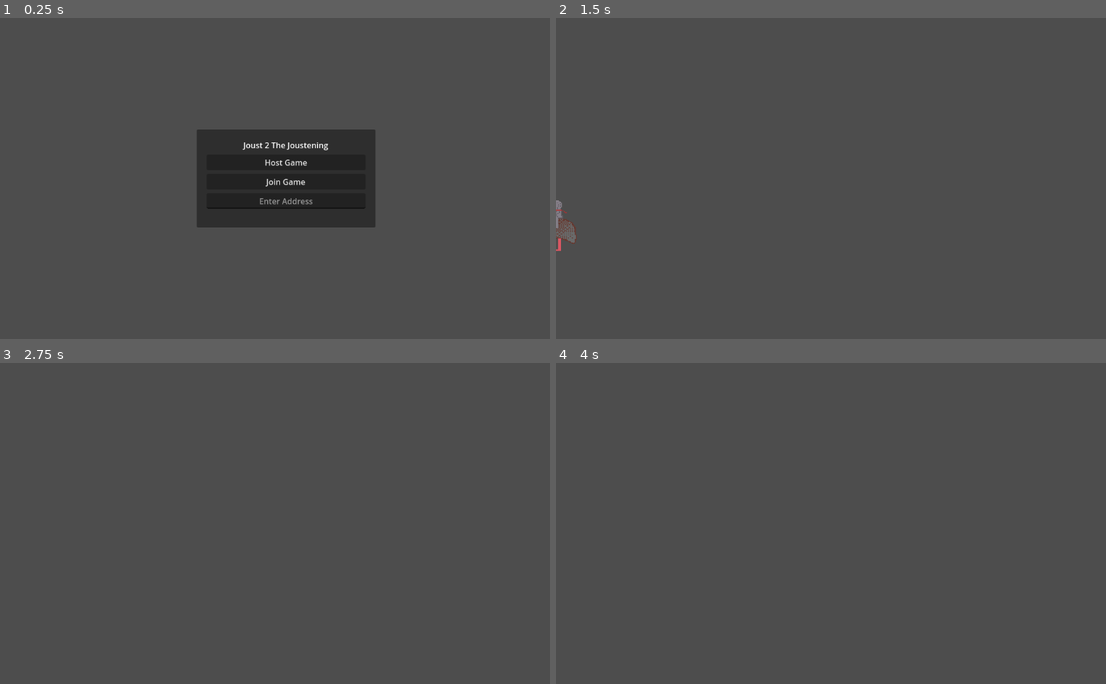
Above: before the commit, frames 1-4 (two rows, left to right).
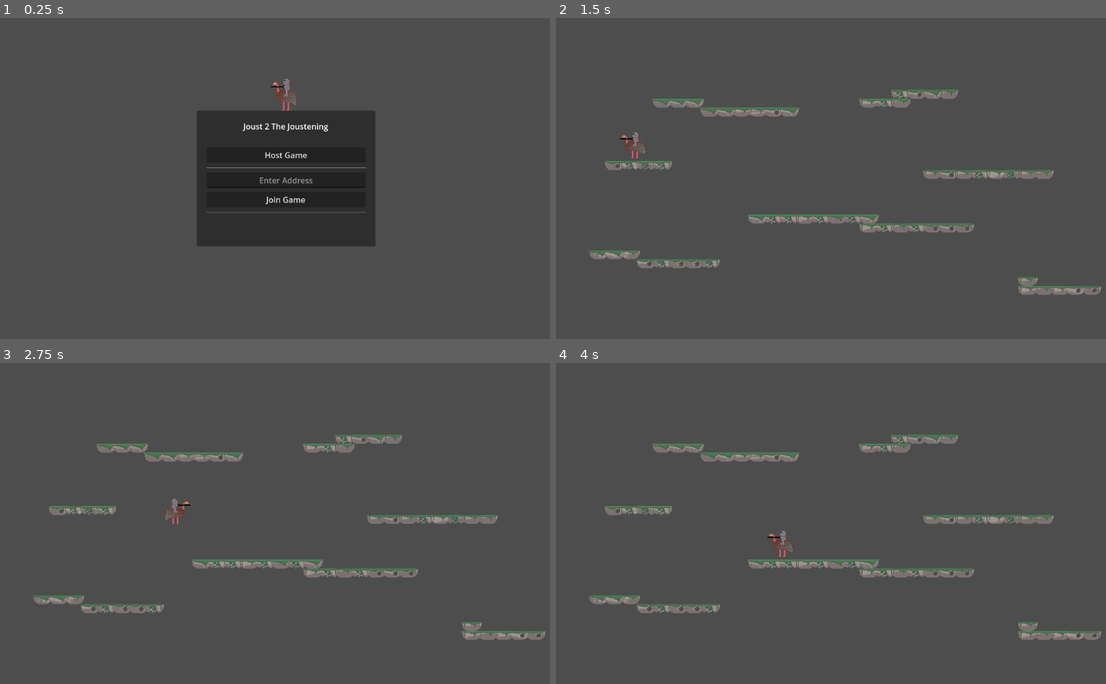
Above: after the commit, the same moments.

Repository: MisuseofMana/joust2-the-joustening
Game: Godot game, scene res://world.tscn
The game is run twice, just before and just after one commit, with the same random seed, the same clock (stepped at 60 frames per second) and the same inputs.
Inputs (mouse positions are in pixels of both pictures, inside the frame that each line leads up to):
- Up to frame 1 (0.25 s): no input
- Up to frame 2 (1.5 s): click "Host Game" at 0.5 s; click (842, 162) at 1.25 s, where only the run after the commit has a clickable "Start Game"
- Up to frame 3 (2.75 s): tap Enter (ui_accept) at 2, 2.27 s; move the mouse to (412, 507) at 2.02 s; hold Right (ui_right) from 2.03 s (still down); click (412, 507) at 2.17 s
- Up to frame 4 (4 s): move the mouse to (726, 539) at 2.77 s; tap Enter (ui_accept) at 3.02 s; move the mouse to (897, 452) at 3.52 s; release Right (ui_right) at 3.53 s; hold Left (ui_left) from 3.53 s (still down)

The runs differ from the first frame. In frame 1, 4.7% of the frame differs, in the area x 35-69%, y 18-72%; in frame 2, 4.5%; in frame 3, 4.2%; in frame 4, 4.2%.
Error before the commit: Assertion failed: UPNP Discover Failed! Error 24 (res://world.gd:43)

Commit message:
multiplayer is working locally

Diff:
--- a/Scene/main_menu.gd
+++ /dev/null
@@ -1,16 +0,0 @@
-extends CanvasLayer
-class_name MainMenu
-
-@onready var host_button = $MainMenu/MarginContainer/VBoxContainer/HostButton
-@onready var join_button = $MainMenu/MarginContainer/VBoxContainer/JoinButton
-@onready var address_entry = $MainMenu/MarginContainer/VBoxContainer/AddressEntry
-@onready var main_menu = $MainMenu
-
-@export var world_node : World = null
-
-func _ready():
-	host_button.pressed.connect(world_node.hostButtonPressed)
-	join_button.pressed.connect(world_node.joinButtonPressed)
-
-func _process(delta):
-	pass
--- a/Scene/main_menu.tscn
+++ /dev/null
@@ -1,46 +0,0 @@
-[gd_scene load_steps=2 format=3 uid="uid://ckptvfg4yqe2m"]
-
-[ext_resource type="Script" path="res://Scene/main_menu.gd" id="1_ah34s"]
-
-[node name="Canvas" type="CanvasLayer"]
-script = ExtResource("1_ah34s")
-
-[node name="MainMenu" type="PanelContainer" parent="."]
-anchors_preset = 15
-anchor_right = 1.0
-anchor_bottom = 1.0
-offset_left = 396.0
-offset_top = 225.0
-offset_right = -396.0
-offset_bottom = -225.0
-grow_horizontal = 2
-grow_vertical = 2
-
-[node name="MarginContainer" type="MarginContainer" parent="MainMenu"]
-layout_mode = 2
-theme_override_constants/margin_left = 20
-theme_override_constants/margin_top = 20
-theme_override_constants/margin_right = 20
-theme_override_constants/margin_bottom = 20
-
-[node name="VBoxContainer" type="VBoxContainer" parent="MainMenu/MarginContainer"]
-layout_mode = 2
-theme_override_constants/separation = 8
-
-[node name="GameTitle" type="Label" parent="MainMenu/MarginContainer/VBoxContainer"]
-layout_mode = 2
-text = "Joust 2 The Joustening"
-horizontal_alignment = 1
-
-[node name="HostButton" type="Button" parent="MainMenu/MarginContainer/VBoxContainer"]
-layout_mode = 2
-text = "Host Game"
-
-[node name="JoinButton" type="Button" parent="MainMenu/MarginContainer/VBoxContainer"]
-layout_mode = 2
-text = "Join Game"
-
-[node name="AddressEntry" type="LineEdit" parent="MainMenu/MarginContainer/VBoxContainer"]
-layout_mode = 2
-placeholder_text = "Enter Address"
-alignment = 1
--- a/actors/lil_guy.tscn
+++ b/actors/lil_guy.tscn
@@ -1,6 +1,6 @@
 [gd_scene load_steps=6 format=3 uid="uid://bqhhtw7cv5r4d"]
 
-[ext_resource type="Texture2D" uid="uid://cxow0gcsidh1r" path="res://Asset/keag.png" id="1_p17gt"]
+[ext_resource type="Texture2D" uid="uid://cxow0gcsidh1r" path="res://assets/keag.png" id="1_p17gt"]
 
 [sub_resource type="AtlasTexture" id="AtlasTexture_jkmet"]
 atlas = ExtResource("1_p17gt")
--- a/actors/player.gd
+++ b/actors/player.gd
@@ -1,19 +1,34 @@
 extends CharacterBody2D
 class_name Player
 @onready var sprite_2d: Sprite2D = $Sprite2D
-var left =  preload("res://Asset/Lance1.png")
-var right = preload("res://Asset/Lance2.png")
+var left =  preload("res://assets/Lance1.png")
+var right = preload("res://assets/Lance2.png")
 const SPEED = 300.0
 const JUMP_VELOCITY = -400.0
 
-func _enter_tree():
-	set_multiplayer_authority(str(name).to_int())
+var owner_id = 1
 
 func _ready() -> void:
-	if not is_multiplayer_authority(): return
+	owner_id = name.to_int()
+	set_multiplayer_authority(owner_id)
+
+#	this will eventually move the camera to the players location when brought into multiplayer
+	#if owner_id == multiplayer.get_unique_id():
+		#setup_camera()
+
+func _process(delta):
+	# squash error on client close
+	if multiplayer.multiplayer_peer == null:
+		return
+	# prevent controlling of a player that isn't your own
+	if owner_id != multiplayer.get_unique_id():
+		return
+
+#	update_camera_position()
 
 func _physics_process(delta: float) -> void:
-	if not is_multiplayer_authority(): return
+	if owner_id != multiplayer.get_unique_id():
+		return
 
 	# Add the gravity.
 	if not is_on_floor():
@@ -41,10 +56,13 @@
 
 
 func _input(event: InputEvent) -> void:
+	if owner_id != multiplayer.get_unique_id():
+		return
+
 	if event.as_text() == "Left":
 		sprite_2d.texture = left
 	elif event.as_text() == "Right":
-		sprite_2d.texture = preload("res://Asset/Lance2.png")
+		sprite_2d.texture = preload("res://assets/Lance2.png")
 
 
 func _on_east_collision_area_entered(area: Area2D) -> void:
--- a/actors/player.tscn
+++ b/actors/player.tscn
@@ -1,7 +1,7 @@
-[gd_scene load_steps=6 format=3 uid="uid://dwoorjevexiew"]
+[gd_scene load_steps=7 format=3 uid="uid://dwoorjevexiew"]
 
 [ext_resource type="Script" path="res://actors/player.gd" id="1_5enr7"]
-[ext_resource type="Texture2D" uid="uid://dd4ypprbp25l4" path="res://Asset/Lance1.png" id="2_oo2bq"]
+[ext_resource type="Texture2D" uid="uid://dd4ypprbp25l4" path="res://assets/Lance1.png" id="2_oo2bq"]
 
 [sub_resource type="CapsuleShape2D" id="CapsuleShape2D_ifugb"]
 radius = 60.0
@@ -14,7 +14,16 @@
 a = Vector2(41, -50)
 b = Vector2(44, 54)
 
+[sub_resource type="SceneReplicationConfig" id="SceneReplicationConfig_dttg5"]
+properties/0/path = NodePath(".:position")
+properties/0/spawn = true
+properties/0/replication_mode = 1
+properties/1/path = NodePath(".:scale")
+properties/1/spawn = true
+properties/1/replication_mode = 1
+
 [node name="CharacterBody2D" type="CharacterBody2D"]
+scale = Vector2(0.5, 0.5)
 script = ExtResource("1_5enr7")
 
 [node name="Sprite2D" type="Sprite2D" parent="."]
@@ -36,5 +45,8 @@
 scale = Vector2(0.996001, 1)
 shape = SubResource("SegmentShape2D_nxi6y")
 
+[node name="MultiplayerSynchronizer" type="MultiplayerSynchronizer" parent="."]
+replication_config = SubResource("SceneReplicationConfig_dttg5")
+
 [connection signal="area_entered" from="EastCollision" to="." method="_on_east_collision_area_entered"]
 [connection signal="area_entered" from="WestCollision" to="." method="_on_west_collision_area_entered"]
--- /dev/null
+++ b/globals/lobby.gd
@@ -0,0 +1,61 @@
+extends Node
+
+signal player_connected(peer_id, player_info)
+signal player_disconnected(peer_id)
+signal server_disconnected
+
+const PORT = 7000
+const MAX_CONNECTIONS = 8
+
+var players : Dictionary = {}
+var player_info : Dictionary = { "name": "Name"}
+
+func _ready():
+	multiplayer.peer_connected.connect(_on_player_connected)
+	multiplayer.peer_disconnected.connect(_on_player_disconnected)
+	multiplayer.connected_to_server.connect(_on_connected_to_server)
+	multiplayer.connection_failed.connect(_on_connection_failed)
+	multiplayer.server_disconnected.connect(_on_server_disconnected)
+
+func create_game():
+	var peer = ENetMultiplayerPeer.new()
+	var error = peer.create_server(PORT, MAX_CONNECTIONS)
+	if error:
+		return error
+	multiplayer.multiplayer_peer = peer
+
+	players[1] = player_info
+	player_connected.emit(1, player_info)
+
+func join_game(address):
+	var peer = ENetMultiplayerPeer.new()
+	var error = peer.create_client(address, PORT)
+	if error:
+		return error
+	multiplayer.multiplayer_peer = peer
+
+func _on_player_connected(id):
+	_register_player.rpc_id(id, player_info)
+
+@rpc("any_peer", "reliable")
+func _register_player(new_player_info):
+	var new_player_id = multiplayer.get_remote_sender_id()
+	players[new_player_id] = new_player_info
+	player_connected.emit(new_player_id, new_player_info)
+
+func _on_player_disconnected(id):
+	players.erase(id)
+	player_disconnected.emit(id)
+
+func _on_connected_to_server():
+	var peer_id = multiplayer.get_unique_id()
+	players[peer_id] = player_info
+	player_connected.emit(peer_id, player_info)
+
+func _on_connection_failed():
+	multiplayer.multiplayer_peer = null
+
+func _on_server_disconnected():
+	multiplayer.multiplayer_peer = null
+	players.clear()
+	server_disconnected.emit()
--- a/mapex.gd
+++ /dev/null
@@ -1 +0,0 @@
-extends Node2D
--- a/project.godot
+++ b/project.godot
@@ -15,6 +15,10 @@
 config/features=PackedStringArray("4.3", "Forward Plus")
 config/icon="res://icon.svg"
 
+[autoload]
+
+Lobby="*res://globals/lobby.gd"
+
 [display]
 
 window/size/initial_position_type=2
--- a/Scene/level_default.tscn
+++ b/scenes/levels/level_default.tscn
@@ -1,10 +1,11 @@
-[gd_scene load_steps=8 format=4 uid="uid://delbud12xum73"]
+[gd_scene load_steps=9 format=4 uid="uid://delbud12xum73"]
 
-[ext_resource type="PackedScene" uid="uid://dwoorjevexiew" path="res://actors/player.tscn" id="1_cpnui"]
-[ext_resource type="Texture2D" uid="uid://do3fjp46r6fwu" path="res://Asset/Platform_SpriteSheet.png" id="2_ik6dl"]
+[ext_resource type="PackedScene" uid="uid://dwoorjevexiew" path="res://actors/player.tscn" id="1_4jhwt"]
+[ext_resource type="Script" path="res://scenes/levels/levels.gd" id="1_kcksk"]
+[ext_resource type="Texture2D" uid="uid://do3fjp46r6fwu" path="res://assets/Platform_SpriteSheet.png" id="2_xe7dh"]
 
 [sub_resource type="TileSetAtlasSource" id="TileSetAtlasSource_amft7"]
-texture = ExtResource("2_ik6dl")
+texture = ExtResource("2_xe7dh")
 texture_region_size = Vector2i(64, 36)
 0:0/0 = 0
 0:0/0/physics_layer_0/polygon_0/points = PackedVector2Array(23.3085, -18, 32, -18, 32, 8.0095, 25.8284, -4.7697)
@@ -37,42 +38,71 @@
 sources/0 = SubResource("TileSetAtlasSource_amft7")
 
 [sub_resource type="WorldBoundaryShape2D" id="WorldBoundaryShape2D_ig0m6"]
-distance = -1152.0
+distance = 1.448e-05
 
 [sub_resource type="WorldBoundaryShape2D" id="WorldBoundaryShape2D_0oeul"]
-distance = -650.0
 
 [sub_resource type="WorldBoundaryShape2D" id="WorldBoundaryShape2D_ovj3h"]
-distance = -125.0
+distance = 7.23998e-06
 
-[node name="LevelDefault" type="Node2D"]
-
-[node name="Camera2D" type="Camera2D" parent="."]
-zoom = Vector2(0.5, 0.5)
-
-[node name="CharacterBody2D" parent="." instance=ExtResource("1_cpnui")]
+[node name="LevelDefault" type="Node2D" node_paths=PackedStringArray("players_container", "spawn_points")]
+script = ExtResource("1_kcksk")
+players_container = NodePath("Players/PlayersContainer")
+player_scene = ExtResource("1_4jhwt")
+spawn_points = [NodePath("Players/SpawnPoint1"), NodePath("Players/SpawnPoint2"), NodePath("Players/SpawnPoint3"), NodePath("Players/SpawnPoint4"), NodePath("Players/SpawnPoint5"), NodePath("Players/SpawnPoint6")]
 
 [node name="TileMapLayer" type="TileMapLayer" parent="."]
+position = Vector2(550, 307)
+scale = Vector2(0.5, 0.5)
 tile_map_data = PackedByteArray("AAD7/wUAAAAAAAEAAAD8/wUAAAACAAEAAAD9/wUAAAACAAEAAAD+/wUAAAABAAAAAAD//wUAAAACAAEAAAAAAA …(1216 unchanged characters)…
 tile_set = SubResource("TileSet_ossfr")
 
 [node name="East" type="Area2D" parent="."]
-position = Vector2(1, -1)
+position = Vector2(1152, 324)
+metadata/_edit_group_ = true
 
 [node name="CollisionShape2D" type="CollisionShape2D" parent="East"]
 rotation = -1.5708
 shape = SubResource("WorldBoundaryShape2D_ig0m6")
 
 [node name="South" type="Area2D" parent="."]
-position = Vector2(1, -1)
+position = Vector2(579, 648)
+metadata/_edit_group_ = true
 
 [node name="CollisionShape2D" type="CollisionShape2D" parent="South"]
 shape = SubResource("WorldBoundaryShape2D_0oeul")
 
 [node name="West" type="Area2D" parent="."]
-position = Vector2(1, -1)
+position = Vector2(0, 324)
+metadata/_edit_group_ = true
 
 [node name="CollisionShape2D2" type="CollisionShape2D" parent="West"]
-position = Vector2(-1028, 0)
 rotation = 1.5708
 shape = SubResource("WorldBoundaryShape2D_ovj3h")
+
+[node name="Players" type="Node" parent="."]
+
+[node name="PlayersContainer" type="Node2D" parent="Players"]
+
+[node name="PlayerSpawner" type="MultiplayerSpawner" parent="Players"]
+_spawnable_scenes = PackedStringArray("res://actors/player.tscn")
+spawn_path = NodePath("../PlayersContainer")
+spawn_limit = 8
+
+[node name="SpawnPoint1" type="Node2D" parent="Players"]
+position = Vector2(160, 250)
+
+[node name="SpawnPoint2" type="Node2D" parent="Players"]
+position = Vector2(242, 445)
+
+[node name="SpawnPoint3" type="Node2D" parent="Players"]
+position = Vector2(1017, 502)
+
+[node name="SpawnPoint4" type="Node2D" parent="Players"]
+position = Vector2(880, 267)
+
+[node name="SpawnPoint5" type="Node2D" parent="Players"]
+position = Vector2(391, 146)
+
+[node name="SpawnPoint6" type="Node2D" parent="Players"]
+position = Vector2(543, 359)
--- /dev/null
+++ b/scenes/levels/levels.gd
@@ -0,0 +1,48 @@
+extends Node2D
+
+@export var players_container : Node2D
+@export var player_scene : PackedScene
+@export var spawn_points : Array[Node2D]
+
+var next_spawn_point_index = 0
+
+func _ready():
+	if not multiplayer.is_server():
+		return
+
+#	if we want to extend late joiners
+	#multiplayer.peer_connected.connect(_add_player)
+
+	multiplayer.peer_disconnected.connect(delete_player)
+
+	for id in multiplayer.get_peers():
+		add_player(id)
+
+	add_player(1)
+	pass
+
+func _exit_tree():
+	# squash error on client close
+	if multiplayer.multiplayer_peer == null:
+		return
+	if multiplayer.is_server():
+		multiplayer.peer_disconnected.connect(delete_player)
+
+func add_player(id):
+	var player_instance = player_scene.instantiate()
+	player_instance.position = get_spawn_point()
+	player_instance.name = str(id)
+	players_container.add_child(player_instance)
+
+func delete_player(id):
+	if not players_container.has_node(str(id)):
+		return
+
+	players_container.get_node(str(id)).queue_free()
+
+func get_spawn_point():
+	var spawn_point = spawn_points[next_spawn_point_index].position
+	next_spawn_point_index += 1
+	if next_spawn_point_index >= len(spawn_points):
+		next_spawn_point_index = 0
+	return spawn_point
--- /dev/null
+++ b/scenes/main_menu.gd
@@ -0,0 +1,49 @@
+extends Node
+class_name MainMenu
+
+@export var address_entry : LineEdit
+@export var connecting_label : Label
+@export var level_container : Node
+@export var level_scene : PackedScene
+@export var not_connected_vbox : VBoxContainer
+@export var host_vbox : VBoxContainer
+@export var ui : PanelContainer
+
+func _ready():
+	multiplayer.connection_failed.connect(_on_connection_failed)
+	multiplayer.connected_to_server.connect(_on_connected_to_server)
+
+func _process(delta):
+	pass
+
+func _on_host_button_pressed():
+	not_connected_vbox.hide()
+	host_vbox.show()
+	Lobby.create_game()
+	connecting_label.text = "Hosting!"
+
+func _on_join_button_pressed():
+	not_connected_vbox.hide()
+	Lobby.join_game(address_entry.text)
+	connecting_label.text = "Connecting..."
+
+func _on_start_button_pressed():
+	hide_menu.rpc()
+	_change_level.call_deferred(level_scene)
+
+func _change_level(scene):
+	for child in level_container.get_children():
+		level_container.remove_child(child)
+		child.queue_free()
+	level_container.add_child(scene.instantiate())
+
+func _on_connection_failed():
+	connecting_label.text = "Failed to connect"
+	not_connected_vbox.show()
+
+func _on_connected_to_server():
+	connecting_label.text = "Connected!"
+
+@rpc("call_local", "authority", "reliable")
+func hide_menu():
+	ui.hide()
--- a/world.gd
+++ /dev/null
@@ -1,53 +0,0 @@
-extends Node
-class_name World
-
-@onready var canvas = $Canvas
-
-const PLAYER = preload("res://actors/player.tscn")
-
-const PORT = 9999
-var enet_peer = ENetMultiplayerPeer.new()
-
-func _ready():
-	pass
-
-func _process(delta):
-	pass
-
-func hostButtonPressed():
-	canvas.main_menu.hide()
-	enet_peer.create_server(PORT)
-	multiplayer.multiplayer_peer = enet_peer
-	multiplayer.peer_connected.connect(add_player)
-
-	add_player(multiplayer.get_unique_id())
-
-	upnp_setup()
-
-func joinButtonPressed():
-	canvas.main_menu.hide()
-	enet_peer.create_client(canvas.address_entry.text, PORT)
-	multiplayer.multiplayer_peer = enet_peer
-	add_player(multiplayer.get_unique_id())
-
-func add_player(peer_id):
-	var player = PLAYER.instantiate()
-	player.name = str(peer_id)
-	add_child(player)
-	print(peer_id)
-	pass
-
-func upnp_setup():
-	var upnp = UPNP.new()
-	var discover_result = upnp.discover()
-	assert(discover_result == UPNP.UPNP_RESULT_SUCCESS, \
-		"UPNP Discover Failed! Error %s" % discover_result)
-
-	assert(upnp.get_gateway() and upnp.get_gateway().is_valid_gateway(), \
-	"UPNP Invalid Gateway!")
-
-	var map_result = upnp.add_port_mapping(PORT)
-	assert(map_result == UPNP.UPNP_RESULT_SUCCESS, \
-		"UPNP Port Mapping Failed! Error %s" % map_result)
-
-	print("Success! Join Address: %s" % upnp.query_external_address())
--- a/world.tscn
+++ b/world.tscn
@@ -1,14 +1,96 @@
-[gd_scene load_steps=3 format=3 uid="uid://bspno54d12tp7"]
+[gd_scene load_steps=4 format=3 uid="uid://bspno54d12tp7"]
 
-[ext_resource type="Script" path="res://world.gd" id="1_sohys"]
-[ext_resource type="PackedScene" uid="uid://ckptvfg4yqe2m" path="res://Scene/main_menu.tscn" id="2_s72fx"]
+[ext_resource type="Script" path="res://scenes/main_menu.gd" id="1_l1uju"]
+[ext_resource type="Texture2D" uid="uid://dd4ypprbp25l4" path="res://assets/Lance1.png" id="2_feviu"]
+[ext_resource type="PackedScene" uid="uid://delbud12xum73" path="res://scenes/levels/level_default.tscn" id="2_fxc84"]
 
-[node name="World" type="Node"]
-script = ExtResource("1_sohys")
+[node name="Menu" type="Node" node_paths=PackedStringArray("address_entry", "connecting_label", "level_container", "not_connected_vbox", "host_vbox", "ui")]
+script = ExtResource("1_l1uju")
+address_entry = NodePath("MainMenu/MarginContainer/VBoxContainer/NotConnectedVBox/AddressEntry")
+connecting_label = NodePath("MainMenu/MarginContainer/VBoxContainer/ConnectingLabel")
+level_container = NodePath("Level")
+level_scene = ExtResource("2_fxc84")
+not_connected_vbox = NodePath("MainMenu/MarginContainer/VBoxContainer/NotConnectedVBox")
+host_vbox = NodePath("MainMenu/MarginContainer/VBoxContainer/HostVBox")
+ui = NodePath("MainMenu")
 
-[node name="Canvas" parent="." node_paths=PackedStringArray("world_node") instance=ExtResource("2_s72fx")]
-world_node = NodePath("..")
+[node name="Level" type="Node" parent="."]
 
-[node name="MultiplayerSpawner" type="MultiplayerSpawner" parent="."]
-_spawnable_scenes = PackedStringArray("res://actors/player.tscn")
-spawn_path = NodePath("..")
+[node name="LevelSpawner" type="MultiplayerSpawner" parent="."]
+_spawnable_scenes = PackedStringArray("res://scenes/levels/level_default.tscn")
+spawn_path = NodePath("../Level")
+spawn_limit = 1
+
+[node name="MainMenu" type="PanelContainer" parent="."]
+anchors_preset = 15
+anchor_right = 1.0
+anchor_bottom = 1.0
+offset_left = 396.0
+offset_top = 187.0
+offset_right = -396.0
+offset_bottom = -187.0
+grow_horizontal = 2
+grow_vertical = 2
+
+[node name="Sprite2D" type="Sprite2D" parent="MainMenu"]
+position = Vector2(181, -32)
+texture = ExtResource("2_feviu")
+
+[node name="MarginContainer" type="MarginContainer" parent="MainMenu"]
+layout_mode = 2
+theme_override_constants/margin_left = 20
+theme_override_constants/margin_top = 20
+theme_override_constants/margin_right = 20
+theme_override_constants/margin_bottom = 20
+
+[node name="VBoxContainer" type="VBoxContainer" parent="MainMenu/MarginContainer"]
+layout_mode = 2
+
+[node name="GameTitle" type="Label" parent="MainMenu/MarginContainer/VBoxContainer"]
+layout_mode = 2
+size_flags_vertical = 0
+text = "Joust 2 The Joustening"
+horizontal_alignment = 1
+
+[node name="ConnectingLabel" type="Label" parent="MainMenu/MarginContainer/VBoxContainer"]
+layout_mode = 2
+horizontal_alignment = 1
+
+[node name="NotConnectedVBox" type="VBoxContainer" parent="MainMenu/MarginContainer/VBoxContainer"]
+layout_mode = 2
+theme_override_constants/separation = 8
+
+[node name="HostButton" type="Button" parent="MainMenu/MarginContainer/VBoxContainer/NotConnectedVBox"]
+layout_mode = 2
+text = "Host Game"
+
+[node name="HSeparator2" type="HSeparator" parent="MainMenu/MarginContainer/VBoxContainer/NotConnectedVBox"]
+layout_mode = 2
+
+[node name="AddressEntry" type="LineEdit" parent="MainMenu/MarginContainer/VBoxContainer/NotConnectedVBox"]
+layout_mode = 2
+placeholder_text = "Enter Address"
+alignment = 1
+
+[node name="JoinButton" type="Button" parent="MainMenu/MarginContainer/VBoxContainer/NotConnectedVBox"]
+layout_mode = 2
+text = "Join Game"
+
+[node name="HSeparator" type="HSeparator" parent="MainMenu/MarginContainer/VBoxContainer/NotConnectedVBox"]
+layout_mode = 2
+
+[node name="HostVBox" type="VBoxContainer" parent="MainMenu/MarginContainer/VBoxContainer"]
+visible = false
+layout_mode = 2
+theme_override_constants/separation = 8
+
+[node name="HSeparator" type="HSeparator" parent="MainMenu/MarginContainer/VBoxContainer/HostVBox"]
+layout_mode = 2
+
+[node name="StartButton" type="Button" parent="MainMenu/MarginContainer/VBoxContainer/HostVBox"]
+layout_mode = 2
+text = "Start Game"
+
+[connection signal="pressed" from="MainMenu/MarginContainer/VBoxContainer/NotConnectedVBox/HostButton" to="." method="_on_host_button_pressed"]
+[connection signal="pressed" from="MainMenu/MarginContainer/VBoxContainer/NotConnectedVBox/JoinButton" to="." method="_on_join_button_pressed"]
+[connection signal="pressed" from="MainMenu/MarginContainer/VBoxContainer/HostVBox/StartButton" to="." method="_on_start_button_pressed"]
Renamed: Asset/BiggerLanceAlot.png -> assets/BiggerLanceAlot.png
Not shown, changed: assets/BiggerLanceAlot.png.import
Renamed: Asset/Lance.gif -> assets/Lance.gif
Renamed: Asset/Lance1.png -> assets/Lance1.png
Not shown, changed: assets/Lance1.png.import
Renamed: Asset/Lance2.png -> assets/Lance2.png
Not shown, changed: assets/Lance2.png.import
Renamed: Asset/Platform_SpriteSheet.png -> assets/Platform_SpriteSheet.png
Not shown, changed: assets/Platform_SpriteSheet.png.import
Renamed: Asset/islands.png -> assets/islands.png
Not shown, changed: assets/islands.png.import
Renamed: Asset/keag.aseprite -> assets/keag.aseprite
(and 8 more such lines)
